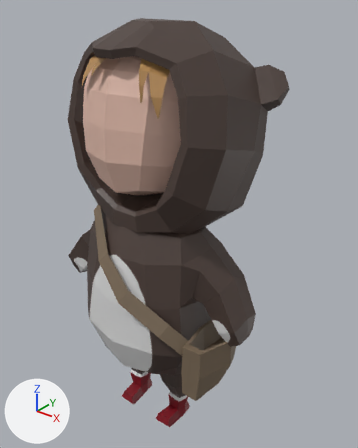
What one commit did to the FBX model Assets/Models/boy/boy.fbx.
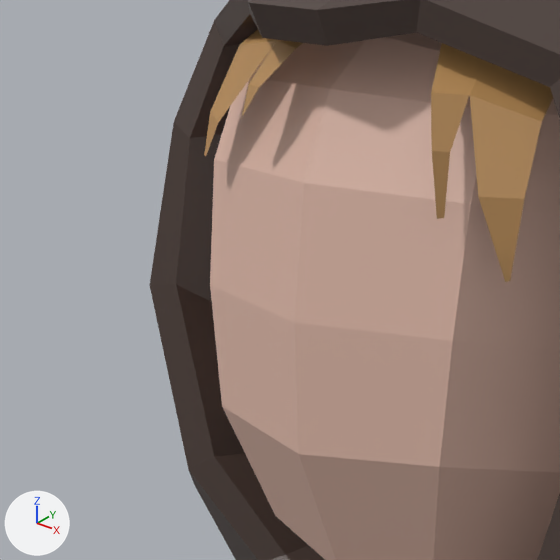
There are two pictures of each version: one whole from a camera (50 mm lens) standing at (0.0507, -0.0599, 0.077) and looking at (0.0009, 0.0024, 0.0384), one close up on the part from 8% to 48% of the width and 11% to 42% of the height. The axes (+X, +Y, +Z) are drawn at lower left. The lights are the same throughout. Where no turn or scale is listed for an object, it has been applied to the vertices.

In view in the first close-up: 'Boy1'.
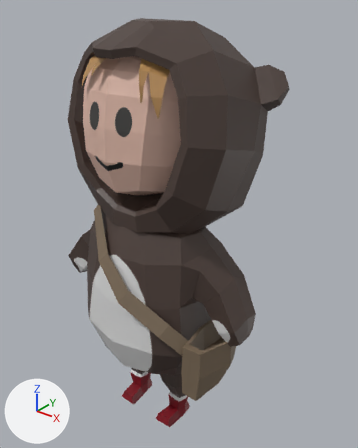
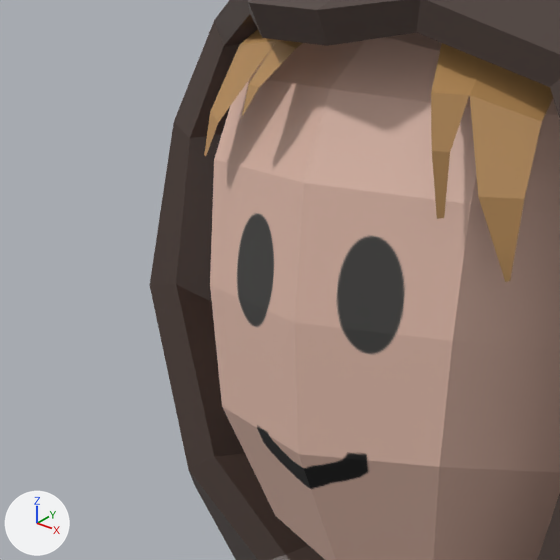
Where the newer file only moved an object's origin or applied its transform, the numbers keep the older frame.

Location of each change, (x1, y1, x2, y2) in pixels of the close-ups (560 x 560 px):
'Boy1', surface changed (beige to black)
    both: (234, 210, 408, 492)

Edits to the bpy script that builds the scene:
```text
Add img_boy_color_png:
    img_boy_color_png = load_image('boy_color.png', '_unpacked/boy_color.png', 1024, 1024, 'sRGB')
Change mat_lambert2:
    mat_lambert2.texture: img_boy_colour_png -> img_boy_color_png  # with its transparency -> not seen
```
